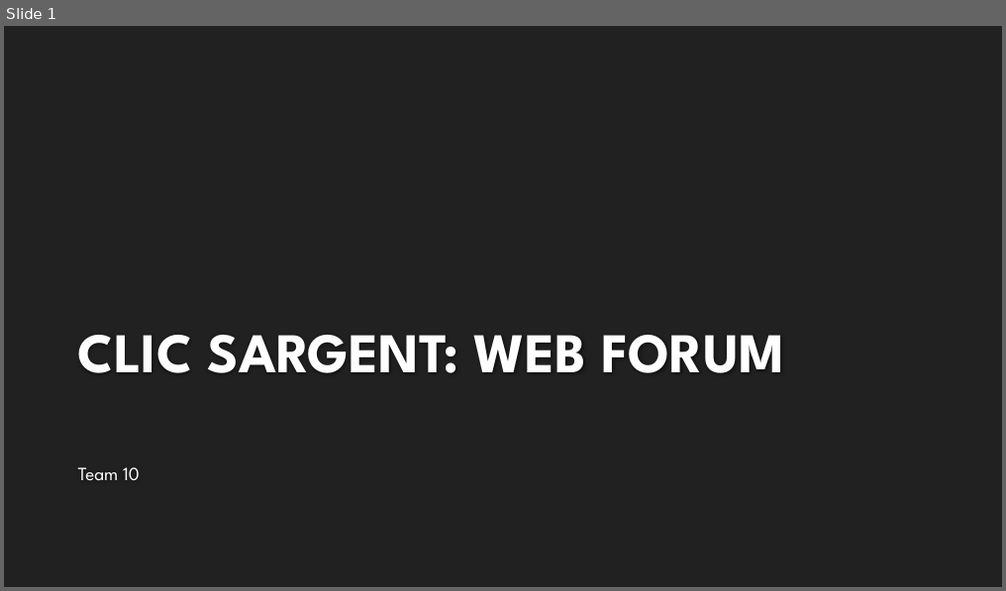
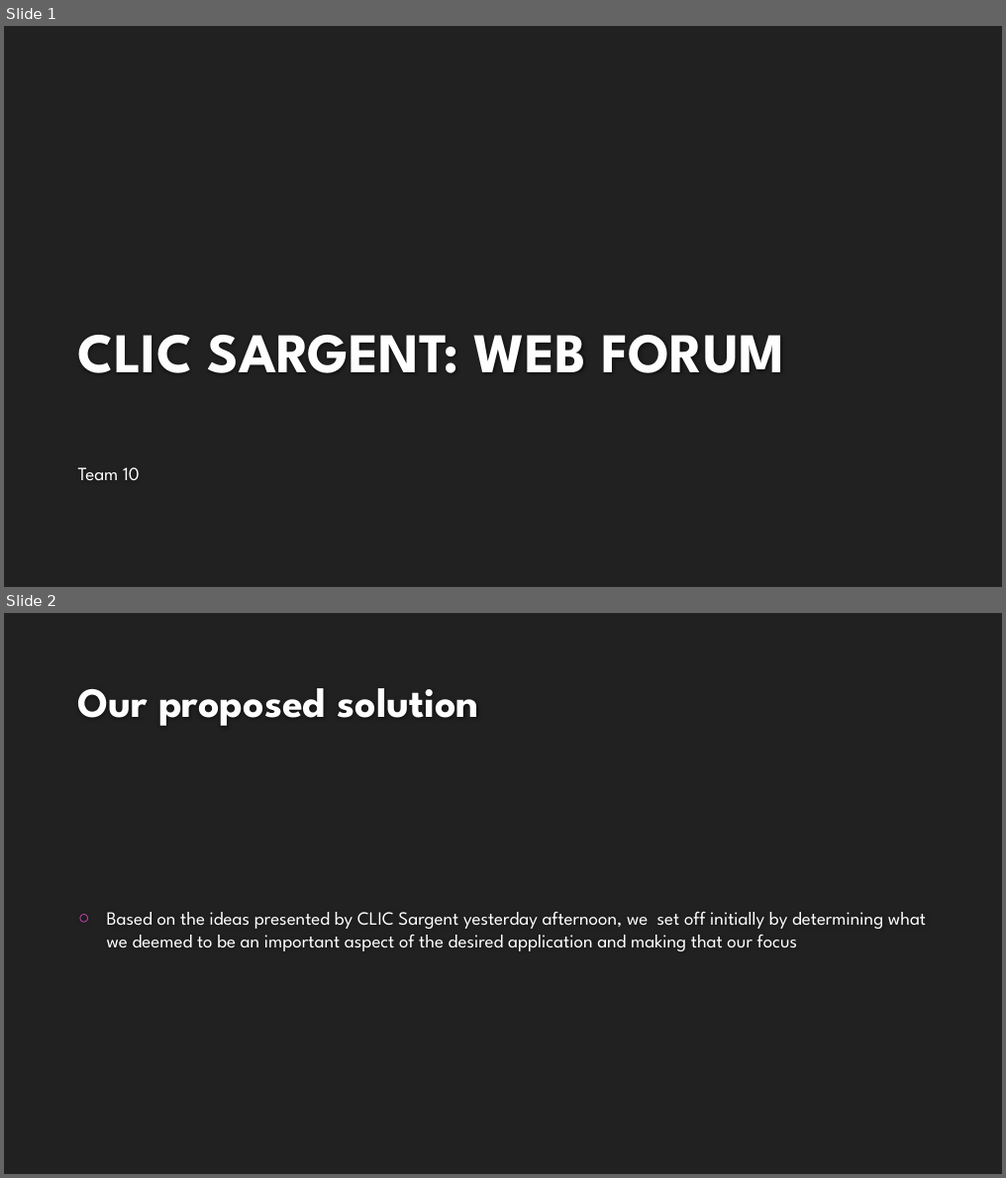
Before and after one commit to cfg-london/team-10, a slide deck: CLIC_SARGENT.pptx. Shown one above the other, each under a label of ours: slide 1 before the commit, slides 1 and 2 after it. The pictures are 1006x591 and 1006x1178 pixels, drawn with LibreOffice and Linux fonts; fonts in the diff are those of the drawing; background and template pictures are left out. Boxes give left, top, right and bottom in pixels: in the first picture for what was removed or moved away, otherwise in the second. Text is boxed around its words. In the diff, an @@ line names an element or a change of style, - is before the commit and + after.

Commit message:
powerpoint changes

```diff
--- a/CLIC_SARGENT.pptx
+++ b/CLIC_SARGENT.pptx
@@ slide 2 added at (x1=4, y1=613, x2=1002, y2=1174), background #212121 @@
@@ title added at (x1=78, y1=688, x2=479, y2=726), 40 pt, text #FEFEFE, bold @@
+Our proposed solution
@@ text added at (x1=107, y1=912, x2=926, y2=952), 18 pt, text #FFFFFF @@
+○ Based on the ideas presented by CLIC Sargent yesterday afternoon, we set off initially by determining what we deemed to be an important aspect of the desired application and making that our focus
```
Also in this commit, not shown: 2 other slides added, 2 slides removed.
